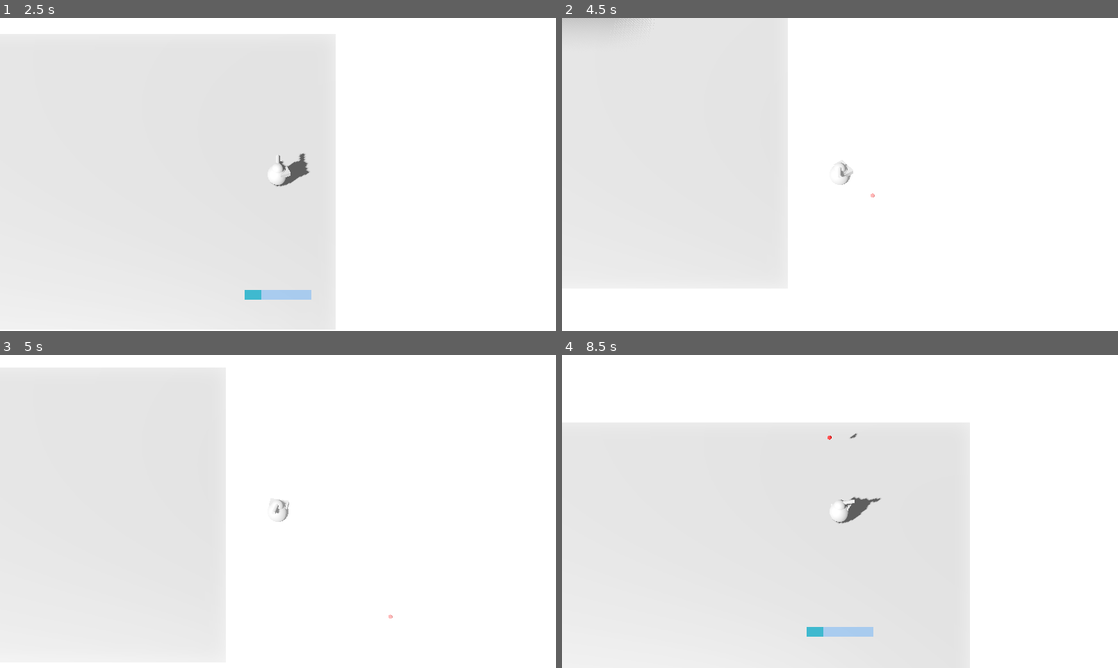
Above: before the commit, frames 1-4 (two rows, left to right).
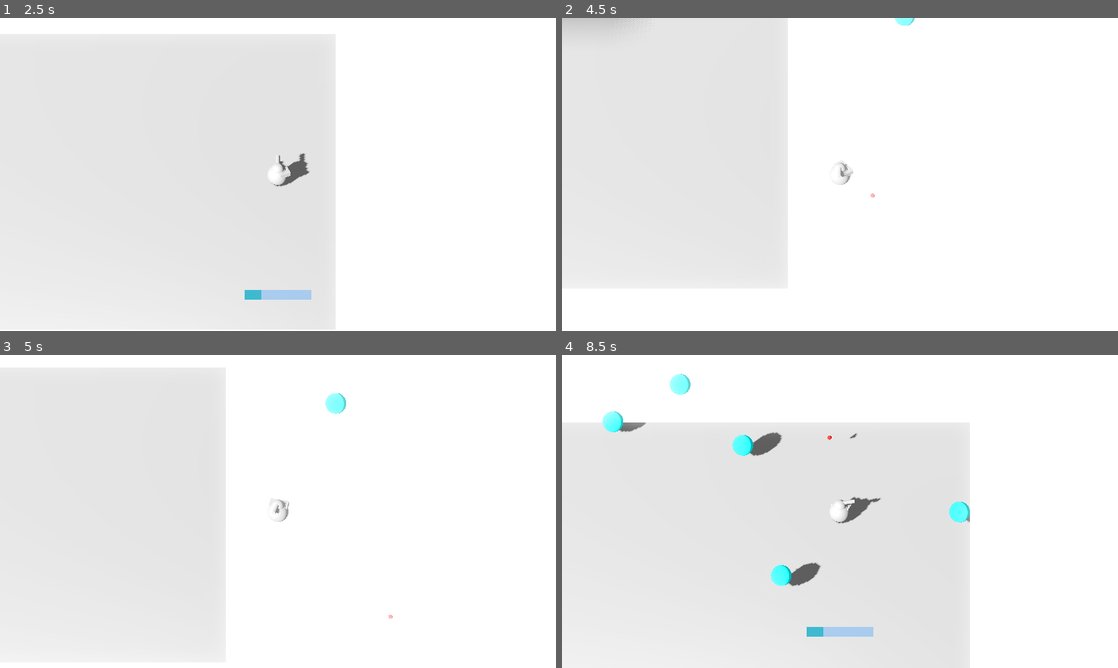
Above: after the commit, the same moments.

Repository: runeteamop/Teamop-Godot-Game
Game: Godot game, scene res://bin/main.tscn
Same seed, same stepped clock (60 frames per second), same inputs: the game is played once before the commit and once after it.
Inputs (mouse positions are in pixels of both pictures, inside the frame that each line leads up to):
- Up to frame 1 (2.5 s): click "Start" at 0.5 s; click "Test" at 1.25 s; tap Enter (ui_accept) at 2, 2.27 s; move the mouse to (400, 158) at 2.02 s; hold D (Right) from 2.03 s (still down); tap Space (Dash) at 2.1 s
- Up to frame 2 (4.5 s): move the mouse to (728, 190) at 2.77 s; release D (Right) at 2.78 s; hold S (Down) 2.78-3.53 s; click (728, 190) at 2.85 s; tap Enter (ui_accept) at 3.02 s; move the mouse to (895, 105) at 3.52 s; hold D (Right) 3.53-4.28 s; tap Space (Dash) at 3.6 s; move the mouse to (812, 237) at 4.27 s; hold W (Up) from 4.28 s (still down); click (812, 237) at 4.35 s
- Up to frame 3 (5 s): keep holding W (Up); tap Enter (ui_accept) at 4.52 s
- Up to frame 4 (8.5 s): move the mouse to (1006, 558) at 5.02 s; release W (Up) at 5.03 s; hold A (Left) 5.03-6.53 s; tap Space (Dash) at 5.1, 6.6, 8.1 s; tap Enter (ui_accept) at 5.27, 6.02, 7.52, 8.27 s; move the mouse to (673, 464) at 5.77 s; click (673, 464) at 5.85 s; move the mouse to (867, 511) at 6.52 s; hold S (Down) 6.53-7.28 s; move the mouse to (756, 433) at 7.27 s; hold D (Right) 7.28-8.03 s; click (756, 433) at 7.35 s; move the mouse to (962, 495) at 8.02 s; hold W (Up) from 8.03 s (still down)

Frame 1 is identical in both runs. In frame 2, less than 0.1% of the frame differs, in the area x 59-64%, y 0-3%; in frame 3, 0.2%; in frame 4, 1.6%, in the area x 7-74%, y 6-74%.

Commit message:
added bullet enemy collision

Diff:
--- a/bin/entities/bullet.gd
+++ b/bin/entities/bullet.gd
@@ -6,6 +6,9 @@
 func _process(delta: float) -> void:
 	global_transform.origin -= transform.basis.z.normalized() * SPEED * delta
 
+func _on_area_entered(area: Enemy) -> void:
+	area._hit()
+	queue_free()
 
 func _on_timer_timeout() -> void:
 	queue_free()
--- a/bin/entities/bullet.tscn
+++ b/bin/entities/bullet.tscn
@@ -1,14 +1,13 @@
 [gd_scene format=3 uid="uid://t8f0re2vibsy"]
 
-[ext_resource type="Script" uid="uid://cc5268ml2pk1p" path="res://scenes/bullet.gd" id="1_mkf8s"]
+[ext_resource type="Script" uid="uid://cc5268ml2pk1p" path="res://bin/entities/bullet.gd" id="1_mkf8s"]
 
 [sub_resource type="StandardMaterial3D" id="StandardMaterial3D_mkf8s"]
 albedo_color = Color(1, 0, 0, 1)
 
 [sub_resource type="SphereMesh" id="SphereMesh_mkf8s"]
 
-[sub_resource type="CylinderShape3D" id="CylinderShape3D_mkf8s"]
-margin = 0.0
+[sub_resource type="SphereShape3D" id="SphereShape3D_7tr0q"]
 
 [node name="Bullet" type="Area3D" unique_id=1344906873]
 script = ExtResource("1_mkf8s")
@@ -20,10 +19,11 @@
 
 [node name="CollisionShape3D" type="CollisionShape3D" parent="." unique_id=438964888]
 transform = Transform3D(0.2, 0, 0, 0, 0.2, 0, 0, 0, 0.2, 0, 0, 0)
-shape = SubResource("CylinderShape3D_mkf8s")
+shape = SubResource("SphereShape3D_7tr0q")
 
 [node name="Timer" type="Timer" parent="." unique_id=315603198]
 wait_time = 10.0
 autostart = true
 
+[connection signal="area_entered" from="." to="." method="_on_area_entered"]
 [connection signal="timeout" from="Timer" to="." method="_on_timer_timeout"]
--- a/bin/entities/enemy.gd
+++ b/bin/entities/enemy.gd
@@ -1,11 +1,11 @@
-extends Bullet
+class_name Enemy extends Bullet
 
 @export var target: Player
 
 func _physics_process(delta: float) -> void:
-	SPEED = 1
+	SPEED = 2
 	look_at(target.position)
 	position.y = 1
 
-func _on_area_entered(area: Area3D) -> void:
+func _hit() -> void:
 	queue_free()
--- a/bin/levels/runes test.tscn
+++ b/bin/levels/runes test.tscn
@@ -41,7 +41,6 @@
 transform = Transform3D(1, 0, 0, 0, 1, 0, 0, 0, 1, 0, 0.5, 0)
 
 [node name="Timer" type="Timer" parent="." unique_id=466695285]
-wait_time = 2.0
-one_shot = true
+autostart = true
 
 [connection signal="timeout" from="Timer" to="." method="_on_timer_timeout"]
--- a/bin/levels/runes_test.gd
+++ b/bin/levels/runes_test.gd
@@ -4,7 +4,7 @@
 
 func _on_timer_timeout() -> void:
 	var angle: float = randf() * TAU
-	var spawn_circle := Vector3(sin(angle), 0, cos(angle)) * 8.0
+	var spawn_circle := Vector3(sin(angle), 0, cos(angle)) * 17.0
 
 	var enemy: Area3D = preload(LOAD_SCENE.enemy).instantiate()
 
